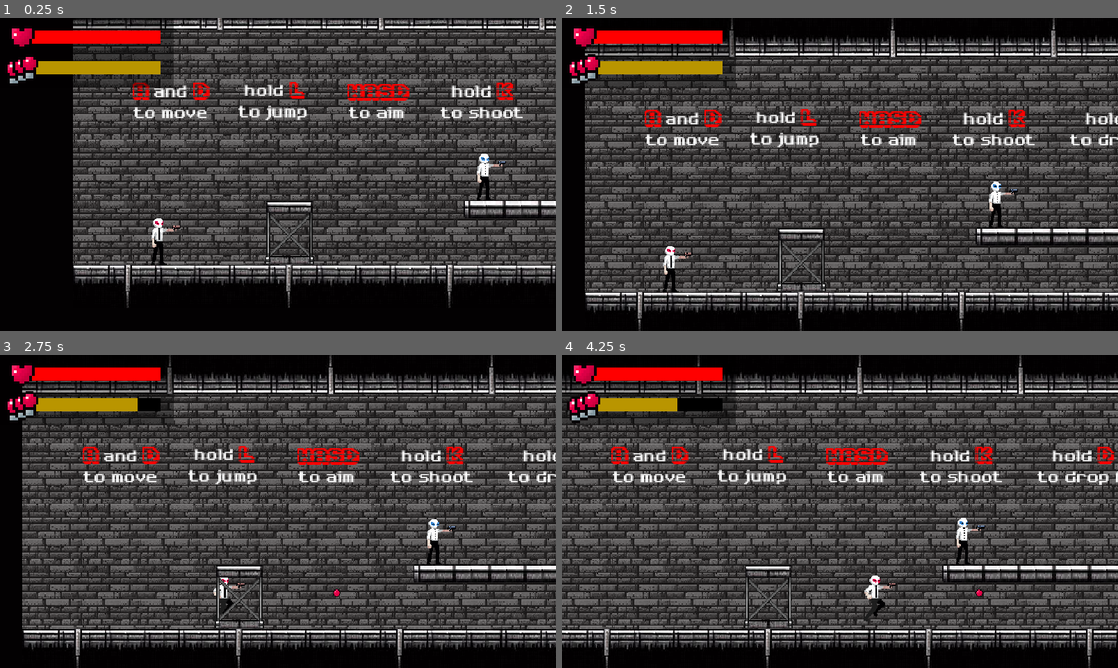
Above: before the commit, frames 1-4 (two rows, left to right).
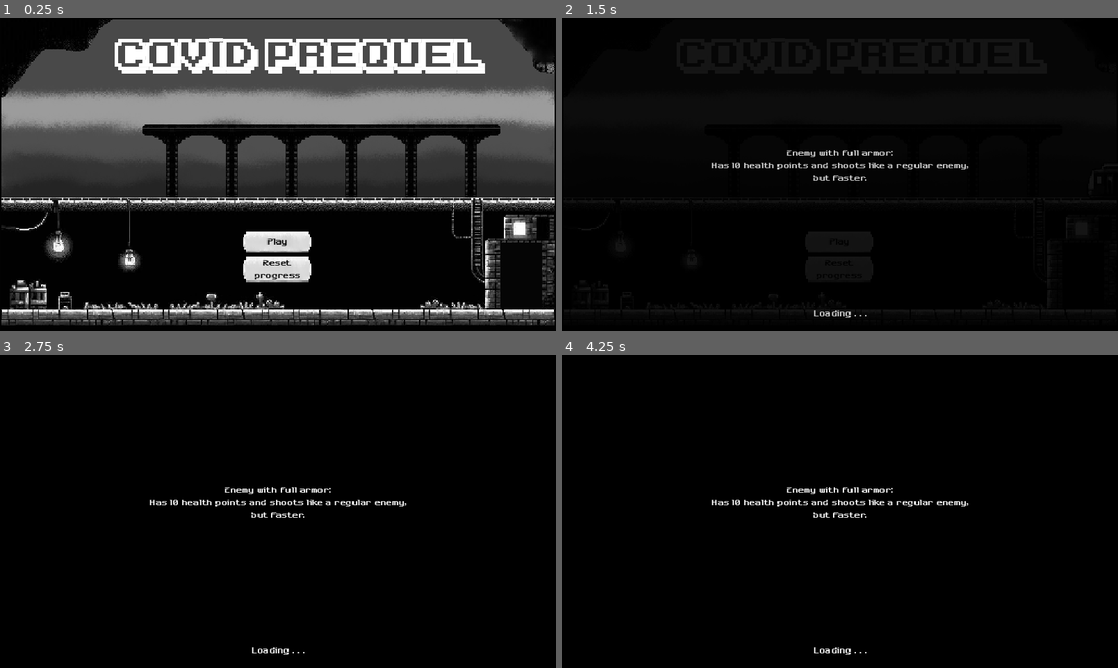
Above: after the commit, the same moments.

Repository: TrueHopolok/gamejam_nsjs
Game: Godot game, scene res://scenes/menus/main_menu.tscn
Two runs of this game, one before a commit and one after it. Both use one fixed random seed, a clock stepped at 60 frames per second and the inputs below. Before the commit the project starts from res://scenes/main.tscn. Sound files missing from this copy of the repository are replaced by a short silence.
Inputs (mouse positions are in pixels of both pictures, inside the frame that each line leads up to):
- Up to frame 1 (0.25 s): no input
- Up to frame 2 (1.5 s): click (840, 243) at 0.5 s, where only the run after the commit has a clickable "Play"; click (840, 243) at 1.25 s, where only the run after the commit has a clickable "Play"
- Up to frame 3 (2.75 s): hold D (right) from 2.03 s (still down); hold K (shot) from 2.03 s (still down); tap L (jump) at 2.27 s
- Up to frame 4 (4.25 s): release D (right) at 2.75 s; release K (shot) at 2.75 s; click (840, 605) at 2.75 s, where only the run after the commit has a clickable "Reset progress"; hold D (right) from 3.53 s (still down); tap K (shot) at 3.6 s; tap L (jump) at 3.77 s

The runs differ from the first frame. In frame 1, 70% of the frame differs, in the area x 0-100%, y 0-99%; in frame 2, 71%; in frame 3, 77%; in frame 4, 80%, in the area x 0-100%, y 0-100%.

Commit message:
Game finished

Diff:
--- a/project.godot
+++ b/project.godot
@@ -11,7 +11,7 @@
 [application]
 
 config/name="Gamejam Nsjs"
-run/main_scene="res://scenes/main.tscn"
+run/main_scene="res://scenes/menus/main_menu.tscn"
 config/features=PackedStringArray("4.2", "GL Compatibility")
 
 [audio]
--- a/scenes/main.tscn
+++ b/scenes/main.tscn
@@ -25,6 +25,16 @@
 [ext_resource type="Script" path="res://scripts/in_game_music.gd" id="15_he0c5"]
 [ext_resource type="PackedScene" uid="uid://7cq7n6xu5og5" path="res://scenes/enemies/enemy_kevlar.tscn" id="18_2idem"]
 [ext_resource type="PackedScene" uid="uid://jpa82ct3bpek" path="res://scenes/enemies/enemy_helmet_kevlar.tscn" id="19_shdgp"]
+[ext_resource type="PackedScene" uid="uid://6bdw7mw27l2l" path="res://scenes/enemies/covid.tscn" id="26_e1ub7"]
+
+[sub_resource type="Gradient" id="Gradient_vycir"]
+offsets = PackedFloat32Array(0.292035, 1)
+colors = PackedColorArray(0, 0, 0, 1, 1, 1, 1, 0)
+
+[sub_resource type="GradientTexture2D" id="GradientTexture2D_dgft4"]
+gradient = SubResource("Gradient_vycir")
+fill_from = Vector2(1, 0.525641)
+fill_to = Vector2(0, 0.452991)
 
 [node name="Main" type="Node2D"]
 
@@ -216,6 +226,10 @@
 position = Vector2(1323.85, 36.1539)
 scale = Vector2(98.8192, 0.769231)
 
+[node name="Static32" parent="Objects/Background/Statics" instance=ExtResource("1_741tv")]
+position = Vector2(1446.92, 154.615)
+scale = Vector2(1.60364, -27.9529)
+
 [node name="Static6" parent="Objects/Background/Statics" instance=ExtResource("1_741tv")]
 position = Vector2(-1259.23, 269.231)
 scale = Vector2(35.8654, 0.769231)
@@ -1673,10 +1687,6 @@
 [node name="Player" parent="." instance=ExtResource("2_qdpul")]
 z_index = 1
 position = Vector2(183, 331)
-
-[node name="HitboxArea2D" parent="Player/HealthComponent" index="0"]
-monitoring = false
-monitorable = false
 
 [node name="MainCamera" parent="Player" instance=ExtResource("3_dervd")]
 metadata/_edit_lock_ = true
@@ -1694,6 +1704,26 @@
 stream = ExtResource("15_gpt0f")
 volume_db = -20.0
 bus = &"Music"
+
+[node name="TextureRect" type="TextureRect" parent="."]
+offset_left = 4092.0
+offset_top = 1896.0
+offset_right = 5605.0
+offset_bottom = 2272.0
+texture = SubResource("GradientTexture2D_dgft4")
+
+[node name="Label" type="RichTextLabel" parent="."]
+offset_left = 4297.0
+offset_top = 2044.0
+offset_right = 4555.0
+offset_bottom = 2116.0
+theme_override_fonts/normal_font = ExtResource("5_cla8x")
+theme_override_fonts/bold_font = ExtResource("6_ofuhl")
+bbcode_enabled = true
+text = "Destory the [color=green][b]syringe[/b][/color]!"
+
+[node name="Covid" parent="." instance=ExtResource("26_e1ub7")]
+position = Vector2(4408, 2181)
 
 [editable path="Objects/Enemies/EnemyRegular"]
 [editable path="Objects/Enemies/EnemyRegular/HealthComponent"]
@@ -1749,6 +1779,3 @@
 [editable path="Objects/Enemies/EnemyKevlar4"]
 [editable path="Objects/Enemies/EnemyKevlar4/HealthComponent"]
 [editable path="Objects/Enemies/EnemyKevlar4/ShootingComponent"]
-[editable path="Player"]
-[editable path="Player/HealthComponent"]
-[editable path="Player/ShootingComponent"]
Not shown, added: export_presets.cfg
Not shown: 1 places in scenes/main.tscn that only renumber resources
